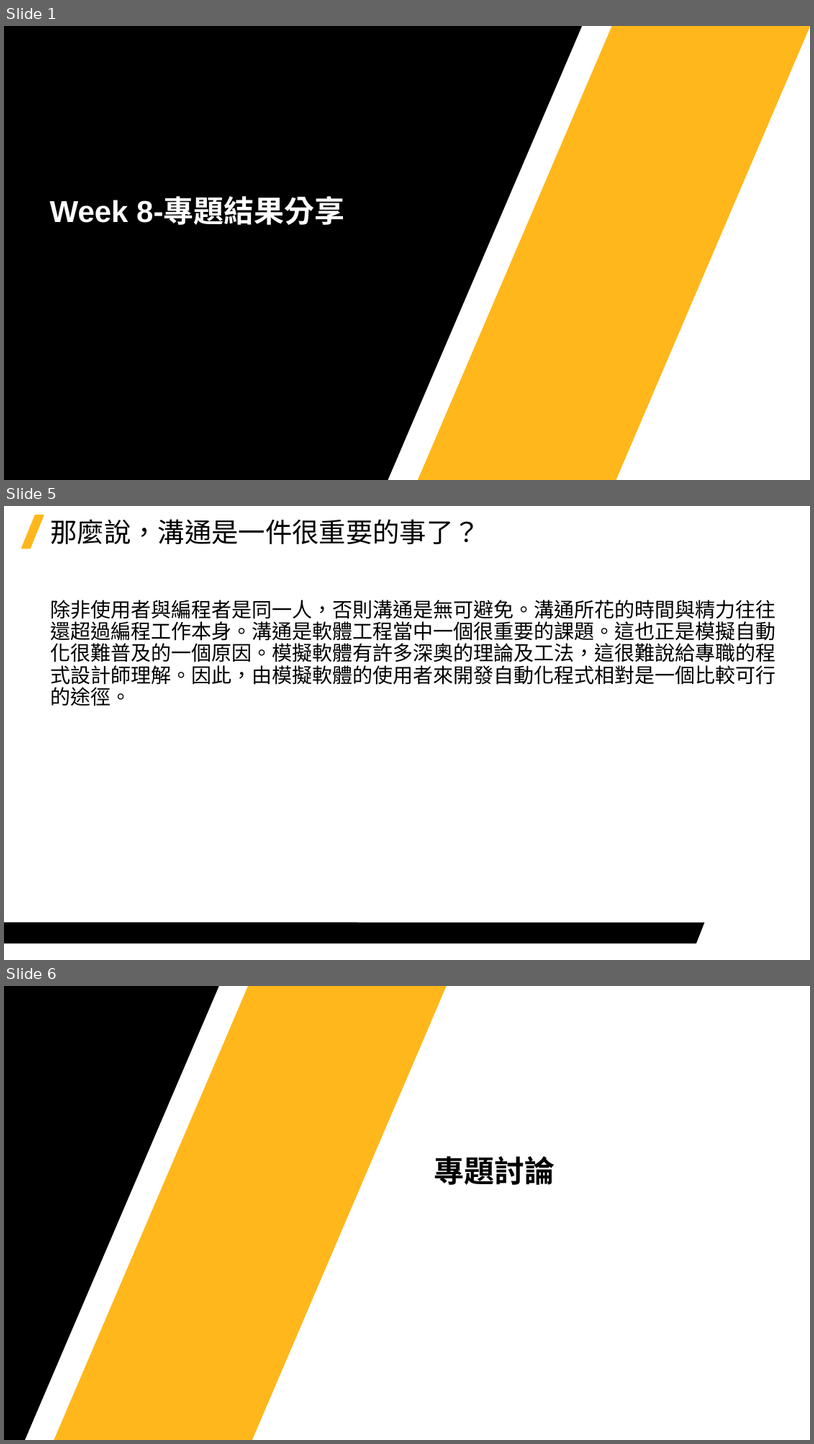
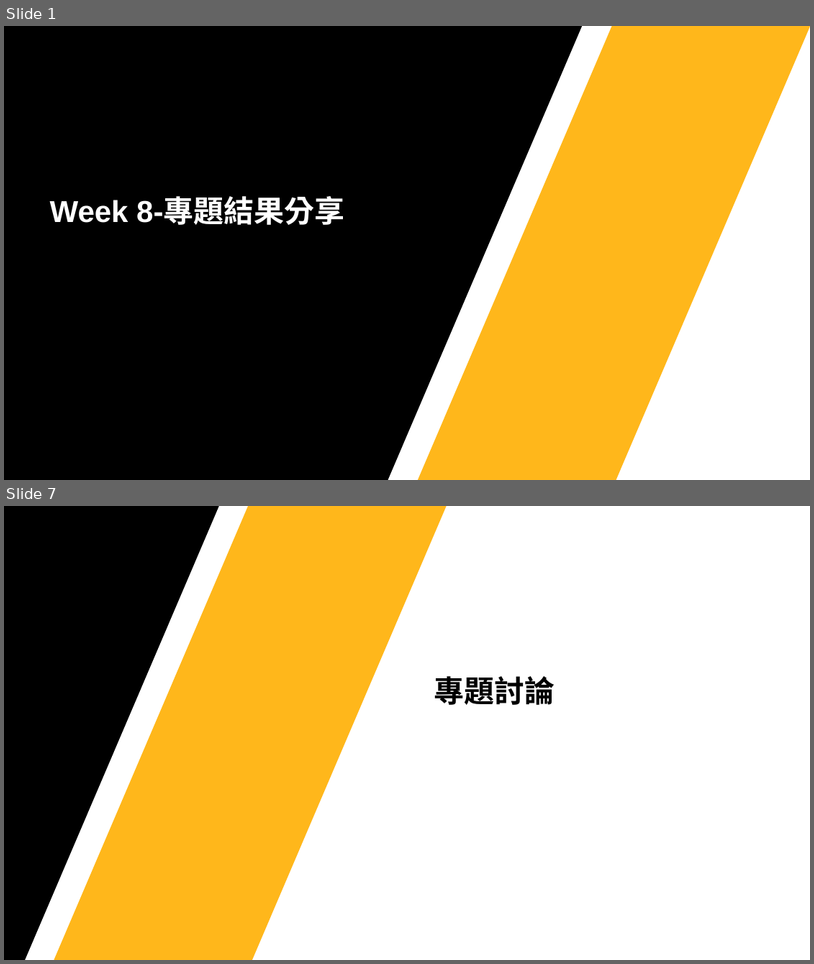
Before and after one commit to Jerrick-cheng/AEDT-Automation-Camp, a slide deck: 上課教材/Week8.pptx. Shown one above the other, each under a label of ours: slides 1, 5 and 6 before the commit, slides 1 and 7 after it; the slides between them are not shown. The pictures are 814x1444 and 814x964 pixels, drawn with LibreOffice and Linux fonts; fonts in the diff are those of the drawing; background and template pictures are left out. Boxes give left, top, right and bottom in pixels: in the first picture for what was removed or moved away, otherwise in the second. Text is boxed around its words. In the diff, an @@ line names an element or a change of style, - is before the commit and + after.

```diff
--- a/上課教材/Week8.pptx
+++ b/上課教材/Week8.pptx
@@ slide 5 removed at [4,506,810,960], background #FFFFFF @@
@@ parallelogram removed at [21,515,44,548] @@
@@ title removed at [50,519,481,544] @@
-那麼說，溝通是一件很重要的事了？
@@ text removed at [50,600,776,706] @@
-除非使用者與編程者是同一人，否則溝通是無可避免。溝通所花的時間與精力往往還超過編程工作本身。溝通是軟體工程當中一個很重要的課題。這也正是模擬自動化很難普及的一個原因。模擬軟體有許多深奧的理論及工法，這很難說給專職的程式設計師理解。因此，由模擬軟體的使用者來開發自動化程式相對是一個比較可行的途徑。
@@ freeform shape removed at [4,922,705,943] @@
@@ what was slide 6 is now slide 7 @@
```
Also in this commit, not shown: 3 slides changed, 3 slides added, 1 other slide removed.
